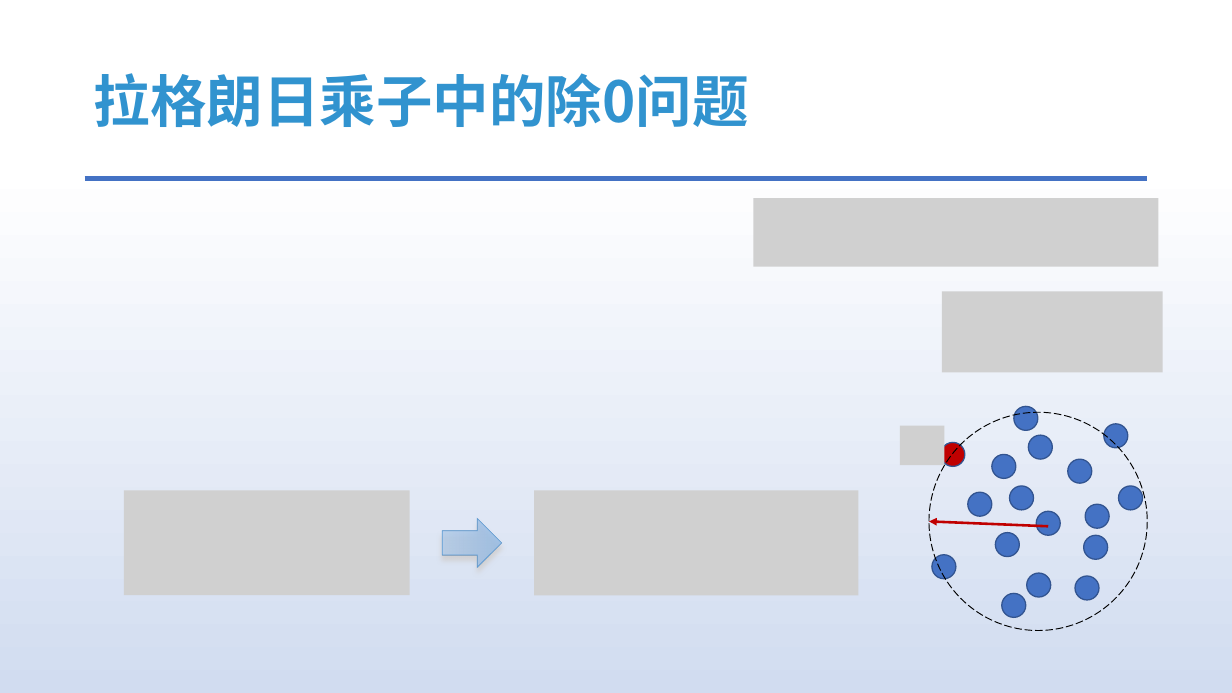
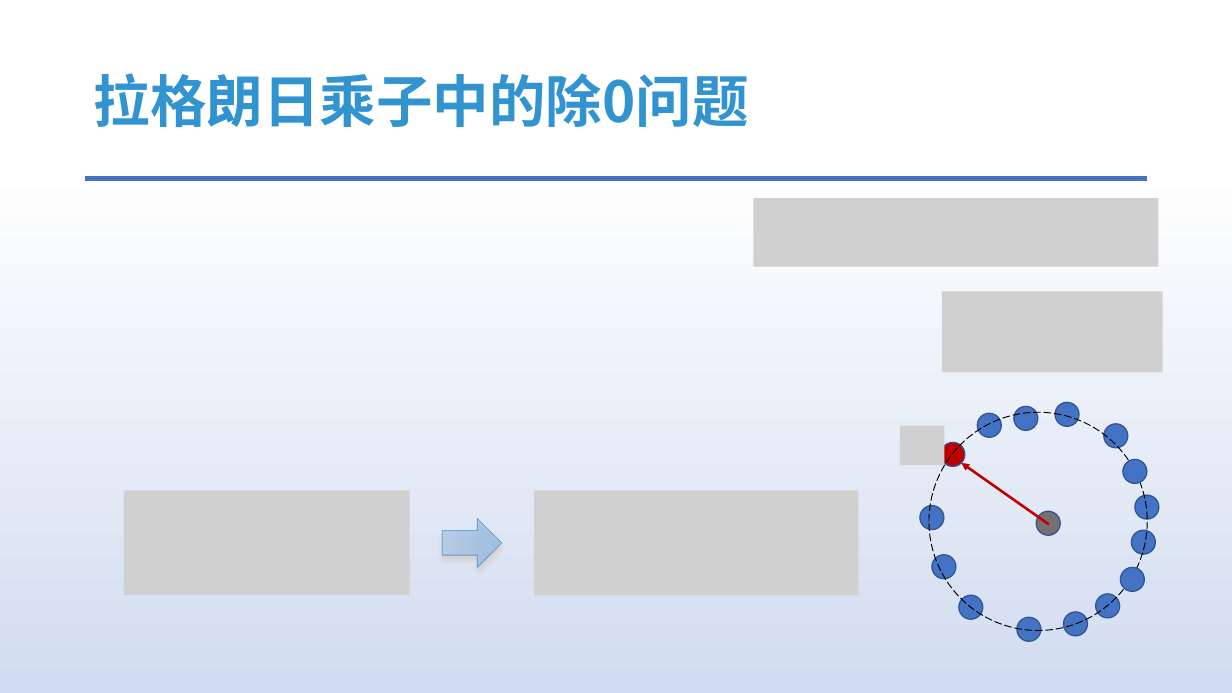
Before and after one commit to answerear/UnityFluid, a slide deck: slide 31 of doc/正式版/基于物理的交互式流体模拟介绍.pptx. Drawn at 1232x693 pixels with LibreOffice and Linux fonts; fonts in the diff are those of the drawing; grey boxes stand for pictures. Boxes give left, top, right and bottom in pixels: in the first picture for what was removed or moved away, otherwise in the second. Text is boxed around its words. In the diff, an @@ line names an element or a change of style, - is before the commit and + after.

```diff
--- a/doc/正式版/基于物理的交互式流体模拟介绍.pptx
+++ b/doc/正式版/基于物理的交互式流体模拟介绍.pptx
@@ ellipse: place and size @@
-ellipse at [968, 493, 992, 517]
+ellipse at [978, 413, 1002, 437]
@@ ellipse: place and size @@
-ellipse at [1029, 435, 1053, 459]
+ellipse at [1055, 402, 1080, 426]
@@ arrow moved from (1048, 527) - (929, 521) to (1049, 525) - (961, 463) @@
@@ ellipse: place and size @@
-ellipse at [1002, 593, 1026, 617]
+ellipse at [1123, 459, 1147, 483]
@@ ellipse: place and size @@
-ellipse at [992, 455, 1016, 479]
+ellipse at [921, 506, 945, 530]
@@ ellipse removed at [1119, 486, 1143, 510] @@
@@ ellipse: place and size @@
-ellipse at [1075, 576, 1099, 600]
+ellipse at [1135, 495, 1159, 519]
@@ ellipse at [1036, 511, 1060, 535]: fill #4472C4 to #767171 @@
@@ ellipse: place and size @@
-ellipse at [1085, 505, 1109, 529]
+ellipse at [1131, 531, 1155, 555]
@@ ellipse: place and size @@
-ellipse at [1010, 486, 1034, 510]
+ellipse at [1121, 567, 1145, 592]
@@ ellipse: place and size @@
-ellipse at [1068, 459, 1092, 483]
+ellipse at [959, 595, 983, 619]
@@ ellipse: place and size @@
-ellipse at [1027, 573, 1051, 597]
+ellipse at [1096, 594, 1120, 618]
@@ ellipse: place and size @@
-ellipse at [995, 532, 1019, 556]
+ellipse at [1018, 617, 1042, 641]
@@ ellipse: place and size @@
-ellipse at [1084, 535, 1108, 559]
+ellipse at [1064, 612, 1088, 636]
```
Also in this commit, not shown: 13 other slides changed.
